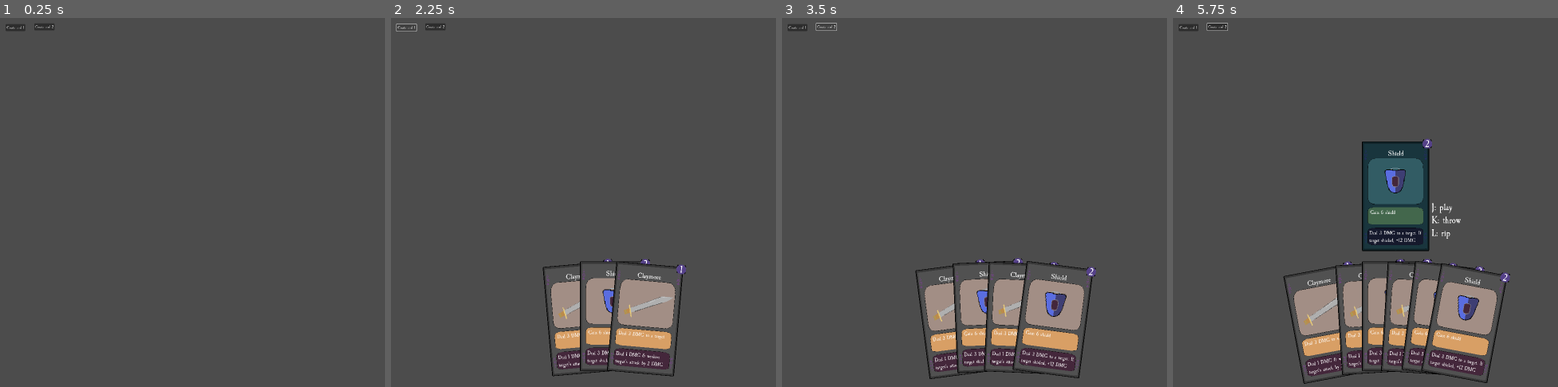
Above: before the commit, frames 1-4 (left to right).
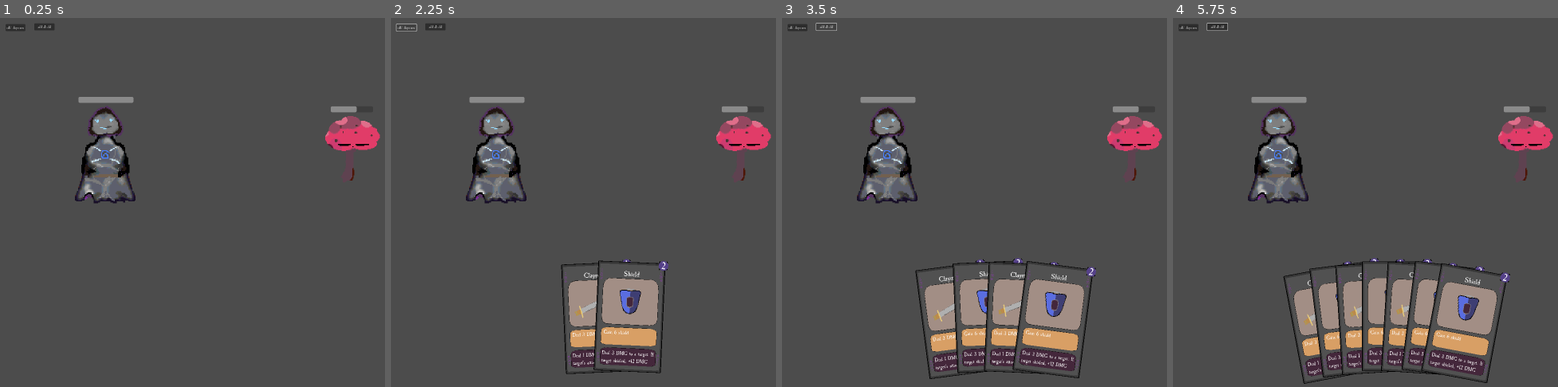
Above: after the commit, the same moments.

Repository: n0x1/Cardtrick
Game: Godot game, scene res://scenes/Main.tscn
Two runs of this game, one before a commit and one after it. Both use one fixed random seed, a clock stepped at 60 frames per second and the inputs below.
Inputs (mouse positions are in pixels of both pictures, inside the frame that each line leads up to):
- Up to frame 1 (0.25 s): no input
- Up to frame 2 (2.25 s): click "Create card 1" (after the commit: "add claymore") at 0.5 s; click "Create card 2" (after the commit: "add shield") at 1.25 s; click "Create card 1" (after the commit: "add claymore") at 2 s
- Up to frame 3 (3.5 s): click "Create card 2" (after the commit: "add shield") at 2.75 s
- Up to frame 4 (5.75 s): click "Create card 1" (after the commit: "add claymore") at 3.5 s; click "Create card 2" (after the commit: "add shield") at 4.25 s; tap Enter at 5 s; drag from (1327, 320) to (1442, 99) at 5.02 s

The runs differ from the first frame. In frame 1, 3.8% of the frame differs, in the area x 1-99%, y 1-51%; in frame 2, 8.9%; in frame 3, 3.8%; in frame 4, 10%, in the area x 1-99%, y 1-98%.
Error after the commit: Parse Error: Class "UsableCard" hides a global script class. (res://scripts/cards/ClaymoreCard.gd:1)

Commit message:
starting cardplay

Diff:
--- a/project.godot
+++ b/project.godot
@@ -35,6 +35,21 @@
 "events": [Object(InputEventMouseButton,"resource_local_to_scene":false,"resource_name":"","device":-1,"window_id":0,"a …(253 unchanged characters)…
 ]
 }
+keypress_j={
+"deadzone": 0.5,
+"events": [Object(InputEventKey,"resource_local_to_scene":false,"resource_name":"","device":0,"window_id":0,"alt_pressed":false,"shift_pressed":false,"ctrl_pressed":false,"meta_pressed":false,"pressed":false,"keycode":0,"physical_keycode":74,"key_label":0,"unicode":0,"echo":false,"script":null)
+]
+}
+keypress_k={
+"deadzone": 0.5,
+"events": [Object(InputEventKey,"resource_local_to_scene":false,"resource_name":"","device":0,"window_id":0,"alt_pressed":false,"shift_pressed":false,"ctrl_pressed":false,"meta_pressed":false,"pressed":false,"keycode":0,"physical_keycode":75,"key_label":0,"unicode":0,"echo":false,"script":null)
+]
+}
+keypress_l={
+"deadzone": 0.5,
+"events": [Object(InputEventKey,"resource_local_to_scene":false,"resource_name":"","device":0,"window_id":0,"alt_pressed":false,"shift_pressed":false,"ctrl_pressed":false,"meta_pressed":false,"pressed":false,"keycode":0,"physical_keycode":76,"key_label":0,"unicode":0,"echo":false,"script":null)
+]
+}
 
 [rendering]
 
--- a/scenes/Main.tscn
+++ b/scenes/Main.tscn
@@ -1,6 +1,9 @@
-[gd_scene load_steps=2 format=3 uid="uid://cg841d3cpmpjd"]
+[gd_scene load_steps=5 format=3 uid="uid://cg841d3cpmpjd"]
 
 [ext_resource type="PackedScene" uid="uid://bnj8i1ngctqf2" path="res://scenes/deck_n_hand.tscn" id="1_vfrus"]
+[ext_resource type="Script" path="res://scripts/Character.gd" id="2_4j42c"]
+[ext_resource type="Texture2D" uid="uid://cprhgxh2562ej" path="res://sprites/player.png" id="2_i104c"]
+[ext_resource type="Texture2D" uid="uid://ct103svanepry" path="res://sprites/Enemies/Mushroom.png" id="3_38wu3"]
 
 [node name="Main" type="Node2D"]
 
@@ -9,5 +12,38 @@
 [node name="GameScreen" type="Node2D" parent="."]
 
 [node name="PlayerCharacter" type="Node2D" parent="GameScreen"]
+position = Vector2(693, 725)
+script = ExtResource("2_4j42c")
+
+[node name="PlayerSprite" type="Sprite2D" parent="GameScreen/PlayerCharacter"]
+position = Vector2(181, 176)
+scale = Vector2(4.2, 4.2)
+texture = ExtResource("2_i104c")
+
+[node name="Healthbar" type="ProgressBar" parent="GameScreen/PlayerCharacter"]
+offset_left = 73.0
+offset_top = -290.0
+offset_right = 294.0
+offset_bottom = -266.0
+max_value = 10.0
+value = 10.0
+show_percentage = false
 
 [node name="EnemyCharacter" type="Node2D" parent="GameScreen"]
+position = Vector2(1737, 641)
+script = ExtResource("2_4j42c")
+health = 6
+
+[node name="EnemyMush" type="Sprite2D" parent="GameScreen/EnemyCharacter"]
+position = Vector2(124, 39)
+scale = Vector2(2.7, 2.7)
+texture = ExtResource("3_38wu3")
+
+[node name="Healthbar" type="ProgressBar" parent="GameScreen/EnemyCharacter"]
+offset_left = 42.0
+offset_top = -168.0
+offset_right = 212.0
+offset_bottom = -144.0
+max_value = 10.0
+value = 6.0
+show_percentage = false
--- a/scenes/deck_n_hand.tscn
+++ b/scenes/deck_n_hand.tscn
@@ -16,14 +16,14 @@
 offset_top = 143.0
 offset_right = 553.0
 offset_bottom = 171.0
-text = "Create card 1"
+text = "add claymore"
 
 [node name="Button2" type="Button" parent="."]
 offset_left = 589.0
 offset_top = 140.0
 offset_right = 670.0
 offset_bottom = 168.0
-text = "Create card 2"
+text = "add shield"
 
 [connection signal="pressed" from="Button" to="." method="_on_button_pressed"]
 [connection signal="pressed" from="Button2" to="." method="_on_button_2_pressed"]
--- /dev/null
+++ b/scripts/Character.gd
@@ -0,0 +1,26 @@
+@tool
+class_name Character extends Node2D
+@export var max_health: int = 10
+@export var health: int = 10
+
+
+func set_health_values(_health: int, _max_health: int):
+	max_health = _max_health
+	health = _health
+	update_healthbar()
+
+func update_healthbar(): # hp bar graphical update only
+	if ($Healthbar as ProgressBar).max_value != max_health:
+		($Healthbar as ProgressBar).max_value = max_health
+	if ($Healthbar as ProgressBar).value != health:
+		($Healthbar as ProgressBar).value = health
+
+
+# Called when the node enters the scene tree for the first time.
+func _ready():
+	pass # Replace with function body.
+
+
+# Called every frame. 'delta' is the elapsed time since the previous frame.
+func _process(delta):
+	update_healthbar()
--- a/scripts/Hand.gd
+++ b/scripts/Hand.gd
@@ -1,6 +1,7 @@
 @tool
-class_name Hand
-extends Node2D
+class_name Hand extends Node2D
+
+signal card_activated(card: UsableCard, action)
 
 @export var hand_radius: int = 1
 @export var card_angle: float = -90
--- a/scripts/cards/ClaymoreCard.gd
+++ b/scripts/cards/ClaymoreCard.gd
@@ -1,4 +1,4 @@
-extends Node2D
+class_name UsableCard extends Node2D
 
 signal mouse_entered(card: Card)
 signal mouse_exited(card: Card)
--- a/scripts/cards/ShieldCard.gd
+++ b/scripts/cards/ShieldCard.gd
@@ -1,4 +1,4 @@
-extends Node2D
+class_name UsableCard extends Node2D
 signal mouse_entered(card: Card)
 signal mouse_exited(card: Card)
 
Binary file changed: sprites/Enemies/Mushroom.png
Binary file added: sprites/Icons/defendicon.png
Not shown, changed: sprites/Icons/defendicon.png.import
Binary file changed: sprites/player.png
